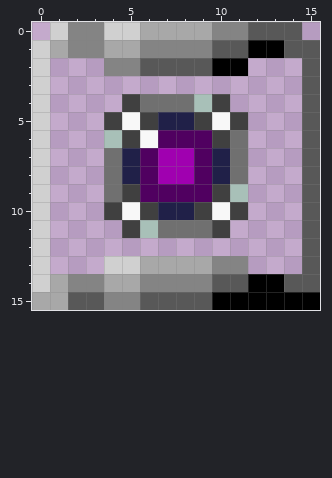
Pixel-art sprite -- images/items/MorphBallBombs.png. Above, as it was before the edit.
The file is 64x64 pixels, drawn in blocks of 4x4; one block is one cell here. Colours within 5 levels of each other are drawn and written as one.
Once edited:
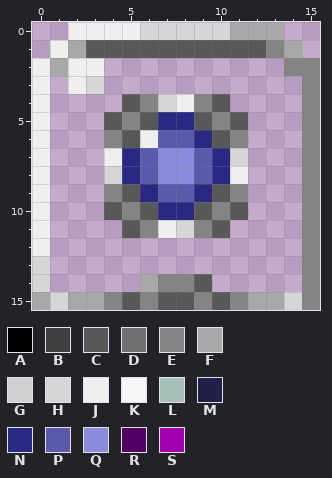
Palette (. is transparent): A #000000  B #404040  C #585858  D #707070  E #848484  F #a8a8a8  G #d0d0d0  H #d6d6d6  J #efefef  K #f8f8f8  L #a8c0b8  M #202048  N #292984  P #5a5aad  Q #8c8cde  R #500060  S #a000b0
Difference:
Changed rows in their new state; - is an unchanged pixel.
first column x 0:
 0 -.JJJJHHHHHFFF.-
 1 .JFCCCCCCC--CEF.
 2 JFJJ........--EE
 3 J-JH-----------E
 4 J----CEHJEC----E
 5 J---CECNNCEC---E
 6 J---ECJPPNCE---E
 7 J---JNPQQPNH---E
 8 J---HNPQQPNJ---E
 9 J---ECNPPNCE---E
10 J---CECNNCEC---E
11 J----CEJHEC----E
12 J--------------E
13 H---........---E
14 H.....F--C.....E
15 -HFF-CE--ECEFFHE
